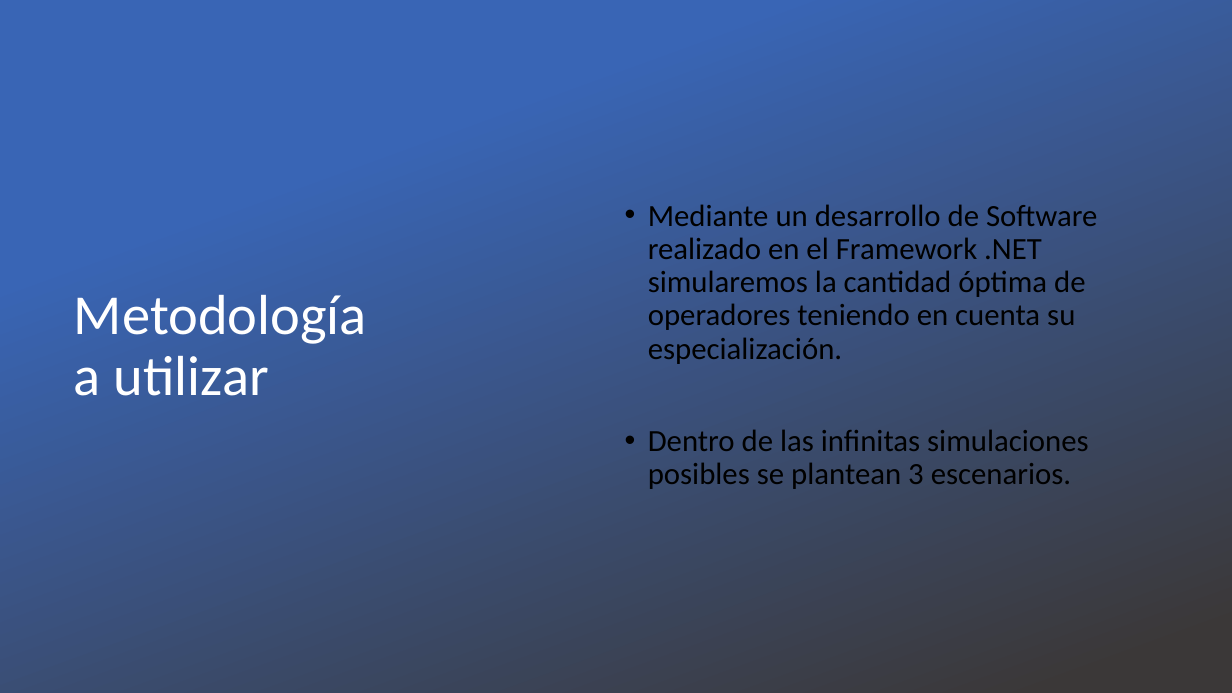
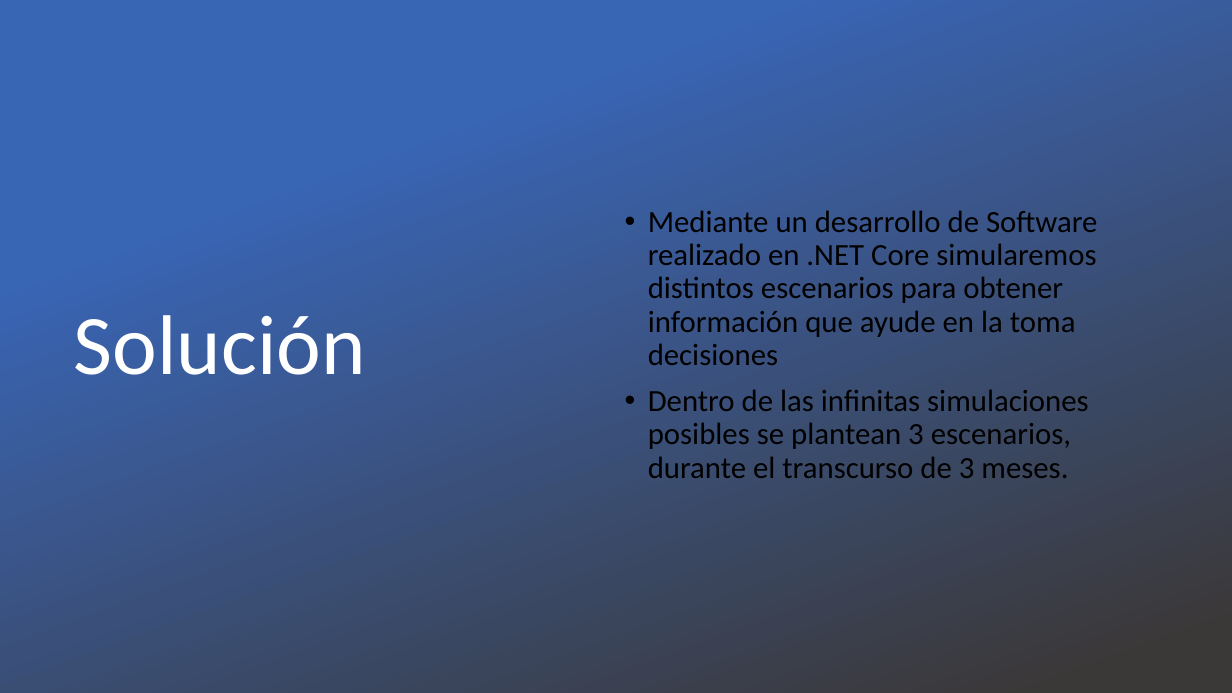
Before and after one commit to ramacal/Simulacion, a slide deck: slide 4 of Simulación/datos Sistema/UTN - Simulacion - Equipo 5 -TP N°6 Picolo.pptx. Drawn at 1232x693 pixels with LibreOffice and Linux fonts; fonts in the diff are those of the drawing; background and template pictures are left out. Boxes give left, top, right and bottom in pixels: in the first picture for what was removed or moved away, otherwise in the second. Text is boxed around its words. In the diff, an @@ line names an element or a change of style, - is before the commit and + after.

```diff
--- a/Simulación/datos Sistema/UTN - Simulacion - Equipo 5 -TP N°6 Picolo.pptx
+++ b/Simulación/datos Sistema/UTN - Simulacion - Equipo 5 -TP N°6 Picolo.pptx
@@ text at (648,210,1097,478): text changed @@
-• Mediante un desarrollo de Software realizado en el Framework .NET simularemos la cantidad óptima de operadores teniendo en cuenta su especialización.
-• Dentro de las infinitas simulaciones posibles se plantean 3 escenarios.
+• Mediante un desarrollo de Software realizado en .NET Core simularemos distintos escenarios para obtener información que ayude en la toma decisiones
+• Dentro de las infinitas simulaciones posibles se plantean 3 escenarios, durante el transcurso de 3 meses.
@@ title at (74,315,366,375): text changed; size 44 to 66 pt @@
-Metodología
-a utilizar
+Solución
```
Also in this commit, not shown: 3 other slides changed, 3 slides added, 5 slides removed, 2 other files.
